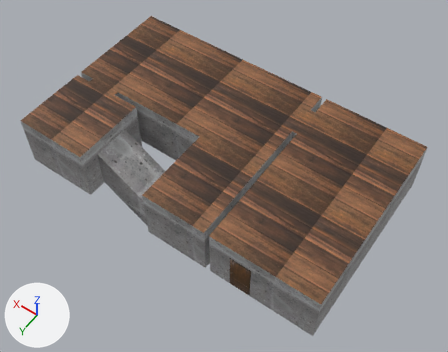
One commit to the Blender file blender models/Attic Stairwell.blend: the scene before it, then after it.
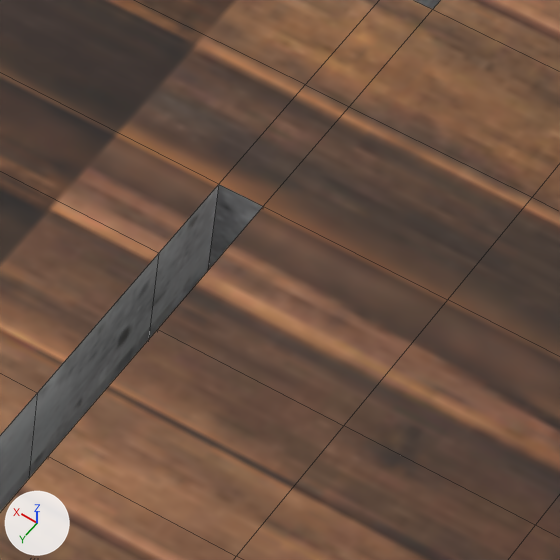
The first picture shows the older version from a 50 mm camera at (-31.9, 23.1, 44.2) aimed at (-12.0, -4.8, 0.4). The close-ups show the older and then the newer version on the part from 60% to 73% of the width and 32% to 49% of the height of that picture. Only the edits that show in the close-ups are written down. Every picture has the same lights, and +X, +Y and +Z are marked at lower left. The close-ups show mesh edges as thin lines.

Script lines for the objects in view, before the commit:
```python
me_cube = bpy.data.meshes.new('Cube')
me_cube.from_pydata(...)  # 582 vertices, 572 faces; spans x -7.46..1.0, y -4.0..1.0, z -2.19..1.0
# faces by material slot: [315, 227, 6, 6, 11, 3, 4]
me_cube.materials.append(mat_concrete)  # picture img_cncrte_png
me_cube.materials.append(mat_wood)  # picture img_wd_flr_png
me_cube.materials.append(mat_downstairs)  # picture img_upstairs_png
me_cube.materials.append(mat_stairs)  # picture img_strs_png
me_cube.materials.append(mat_pedastal)  # picture img_con_tile_png
me_cube.materials.append(mat_door)  # picture img_wd_dr_png
me_cube.materials.append(mat_clue)  # picture img_trck_clue_png
ob_cube = bpy.data.objects.new('Cube', me_cube)
ob_cube.location = (0.0, 0.0, 2.6)
ob_cube.scale = (3.5, 3.5, 2.6)
```
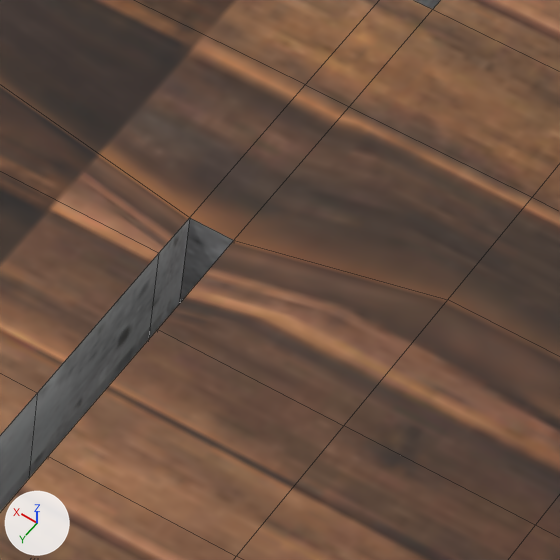
Boxes [x1, y1, x2, y2] around the edits, measured in the close-ups (560 x 560 px; the box of a moved part takes in the faces that stretch with it):
part 1 of me_cube, moved or reshaped: [0, 0, 532, 426] in both

Patch to the scene script:
```diff
--- a/blender models/Attic Stairwell.blend.py
+++ b/blender models/Attic Stairwell.blend.py
@@ me_cube @@
 me_cube.from_pydata(...)  # 582 vertices, 572 faces; spans x -7.46..1.0, y -4.0..1.0, z -2.19..1.0
 # used by ob_cube; location = (0.0, 0.0, 2.6); scale = (3.5, 3.5, 2.6)
+# me_cube part 1: all 10 vertices in x -4.73..-4.6, y -2.57, z -1.0..1.0 are moved by (0.0, 0.14, 0.0)
 me_cube.materials.append(mat_concrete)
```
